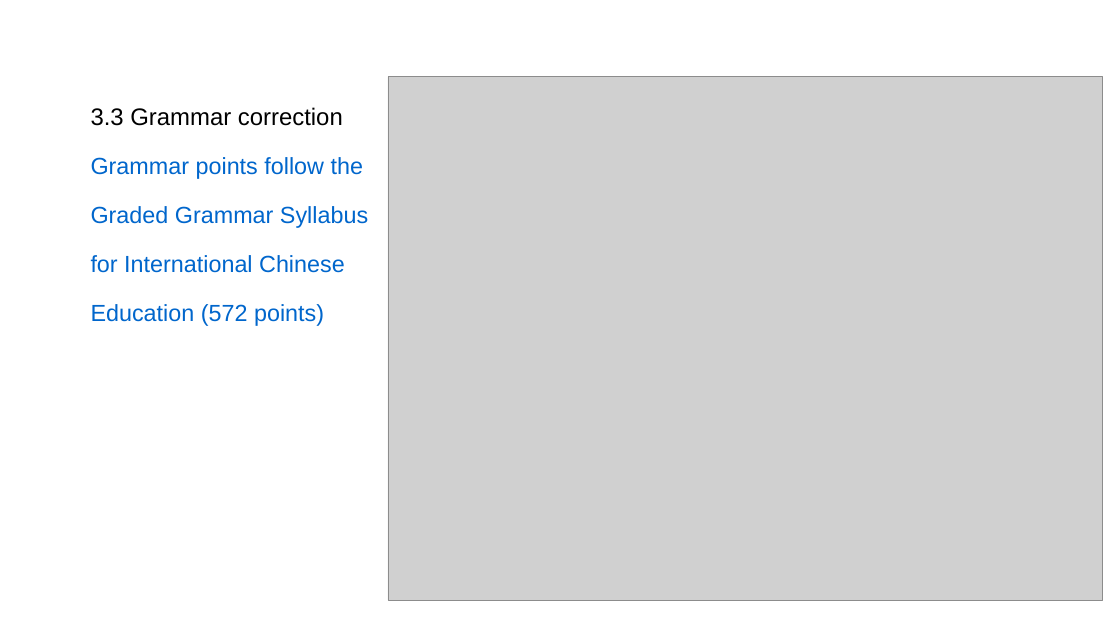
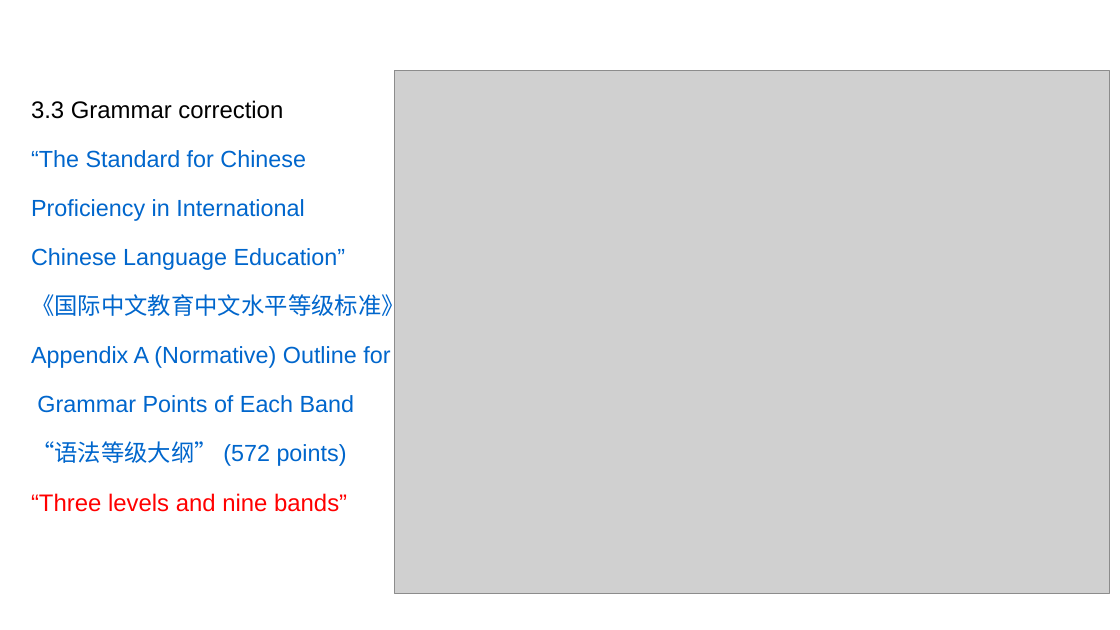
Before and after one commit to xiaoAugenstern/Multi-LLL-2026, a slide deck: slide 11 of assets/presentations/multilll-07-dan-yuan-essay-correction.pptx. Drawn at 1120x630 pixels with LibreOffice and Linux fonts; fonts in the diff are those of the drawing; grey boxes stand for pictures; background and template pictures are left out. Boxes give left, top, right and bottom in pixels: in the first picture for what was removed or moved away, otherwise in the second. Text is boxed around its words. In the diff, an @@ line names an element or a change of style, - is before the commit and + after.

```diff
--- a/assets/presentations/multilll-07-dan-yuan-essay-correction.pptx
+++ b/assets/presentations/multilll-07-dan-yuan-essay-correction.pptx
@@ text "3.3 Grammar correction": place and size @@
-text "3.3 Grammar correction" at <box>91,107,368,326</box>
+text "3.3 Grammar correction" at <box>31,100,405,512</box>
@@ picture: place and size @@
-picture at <box>388,77,1103,601</box>
+picture at <box>395,71,1110,594</box>
@@ text at <box>31,150,405,512</box>: text changed @@
-Grammar points follow the
-Graded Grammar Syllabus
-for International Chinese
-Education (572 points)
+“The Standard for Chinese
+Proficiency in International
+Chinese Language Education”
+《国际中文教育中文水平等级标准》
+Appendix A (Normative) Outline for
+Grammar Points of Each Band
+“语法等级大纲” (572 points)
+“Three levels and nine bands”
```
Also in this commit, not shown: 6 other slides changed, 1 slide added, 2 slides removed, 2 other files.
